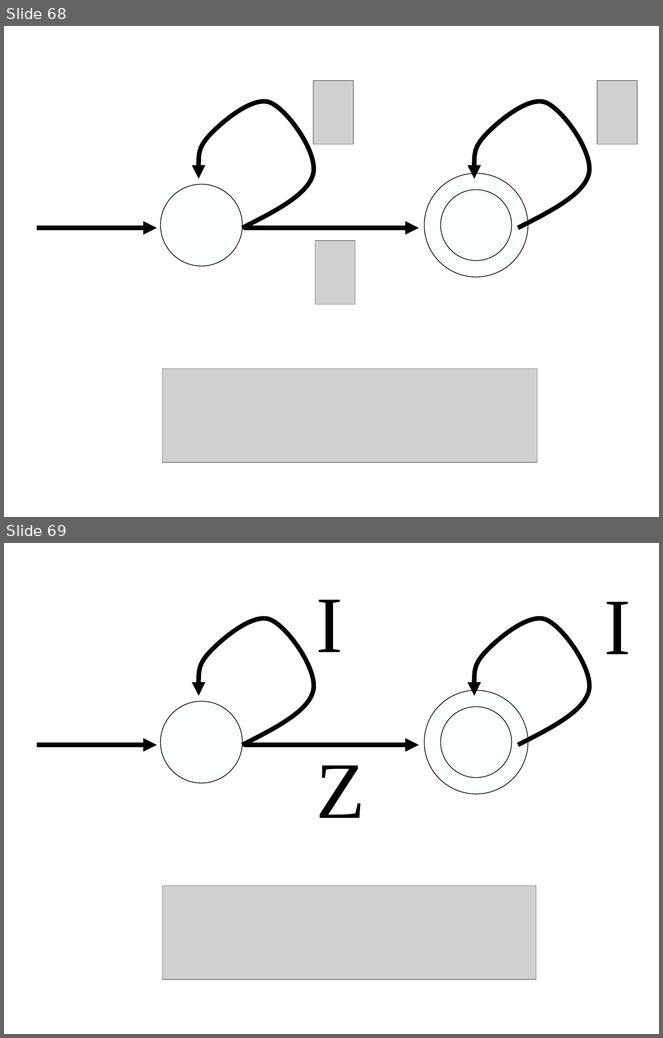
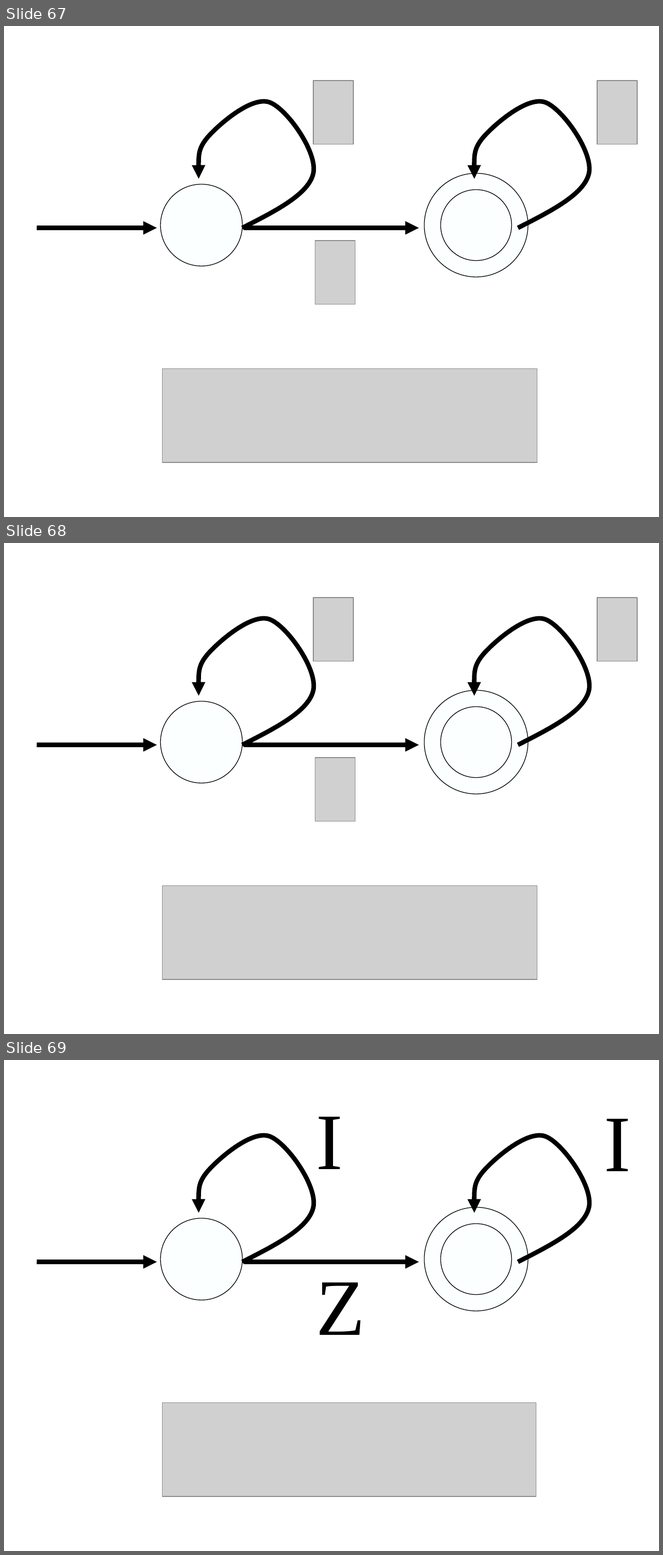
Before and after one commit to gcross/QC-Talks, a slide deck: GeneralExam/WeaponsOfMassSimulation.odp. Shown one above the other, each under a label of ours: slides 68 and 69 before the commit, slides 67, 68 and 69 after it. The pictures are 663x1038 and 663x1555 pixels, drawn with LibreOffice and Linux fonts; fonts in the diff are those of the drawing; grey boxes stand for pictures; background and template pictures are left out. Boxes give left, top, right and bottom in pixels: in the first picture for what was removed or moved away, otherwise in the second. Text is boxed around its words. In the diff, an @@ line names an element or a change of style, - is before the commit and + after.

```diff
--- a/GeneralExam/WeaponsOfMassSimulation.odp
+++ b/GeneralExam/WeaponsOfMassSimulation.odp
@@ slide 68 added at (4, 543, 659, 1034), background picture (left out) @@
@@ picture added at (313, 598, 353, 661) @@
@@ picture added at (598, 598, 637, 661) @@
@@ freeform shape added at (198, 613, 318, 745), outline #000000 4.99 pt @@
@@ freeform shape added at (474, 613, 594, 745), outline #000000 4.99 pt @@
@@ ellipse added at (425, 691, 528, 794), fill #FCFFFF, outline #000000 0.74 pt @@
@@ ellipse added at (161, 702, 243, 783), fill #FCFFFF, outline #000000 0.74 pt @@
@@ ellipse added at (441, 707, 512, 778), fill #FCFFFF, outline #000000 0.74 pt @@
@@ arrow added from (37, 745) to (157, 745), #000000 4.99 pt @@
@@ arrow added from (244, 745) to (419, 745), #000000 4.99 pt @@
@@ picture added at (315, 758, 355, 822) @@
@@ picture added at (163, 886, 538, 980) @@
@@ what was slide 68 is now slide 67 @@
```
Also in this commit, not shown: 1 slide changed, 29 slides removed.
